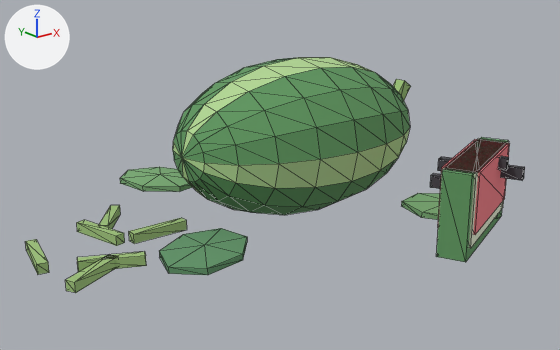
Before and after pictures for a commit that changed the glTF model models/melon.glb.
The view is the same before and after, from a camera (50 mm lens) standing at (-2.69, -3.2, 1.47) and looking at (-0.28, -0.19, 0.27). Lighting does not change. The marker at upper left points along +X, +Y and +Z. The older version comes first. Mesh edges are drawn as thin lines. Vertices at exactly the same position are counted once.

Names of what the first picture shows: 'melon'.
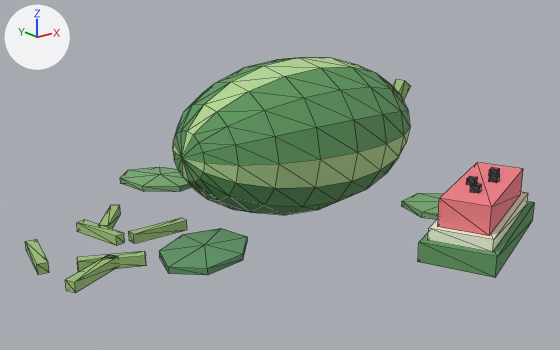
What differs and where, as boxes [x1, y1, x2, y2] in the pictures (560 x 350 px; the box of a moved part takes in the faces that stretch with it):
'melon', reshaped
    before: [25, 57, 525, 293]
    after: [25, 57, 534, 293]
part 1 of me_melon, rebuilt (18% wider, 24% shorter)
    before: [438, 139, 510, 235]
    after: [438, 163, 523, 236]
part 2 of me_melon, deleted
    before: [498, 156, 509, 171]
part 3 of me_melon, deleted
    before: [438, 157, 452, 171]
part 4 of me_melon, moved or reshaped
    before: [430, 137, 525, 262]
    after: [418, 168, 534, 277]

The change, as a list of edits to the scene's bpy script:
```text
Change me_melon:
    used by ob_melon; location = (0.0, 0.0, 0.0)
    remove me_melon.from_pydata(...)  # 339 vertices, 596 faces; spans x -1.56..1.12, y -1.15..0.95, z -0.03..0.82
    add me_melon.from_pydata(...)  # 331 vertices, 584 faces; spans x -1.56..1.12, y -1.33..0.95, z -0.03..0.82
    me_melon part 1: the loose piece of 8 vertices spanning x 0.05..0.65, y -1.15..-0.75, z 0.13..0.43 is rebuilt with 8 vertices and now spans x 0.0..0.7, y -1.24..-0.76, z 0.16..0.3
    me_melon part 2: the loose piece of 8 vertices spanning x 0.38..0.5, y -1.04..-0.84, z 0.35..0.41 is deleted
    me_melon part 3: the loose piece of 8 vertices spanning x 0.2..0.32, y -1.02..-0.82, z 0.35..0.41 is deleted
    me_melon part 4
    40 vertices are removed from x 0.0..0.7, y -1.15..-0.75, z 0.01..0.43
    60 faces are deleted
    48 vertices are added at x -0.1..0.8, y -1.33..-0.67, z 0.0..0.33
    12 new faces join them, mat_melon (green #619961)
    12 new faces join them, mat_melon_rind (pale green #edf6da)
    48 new faces join them, mat_black (dark grey #45454b)
```
